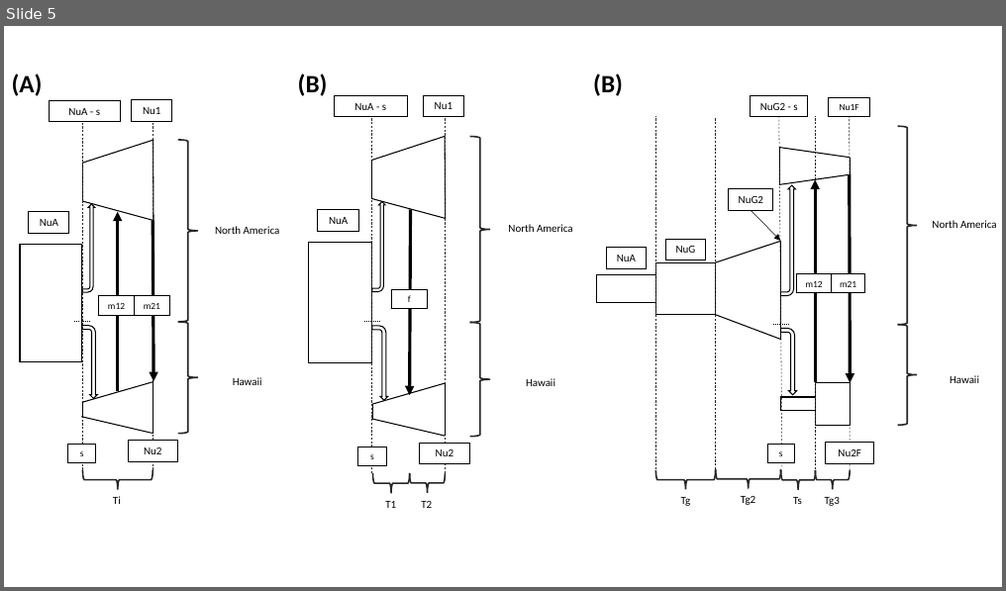
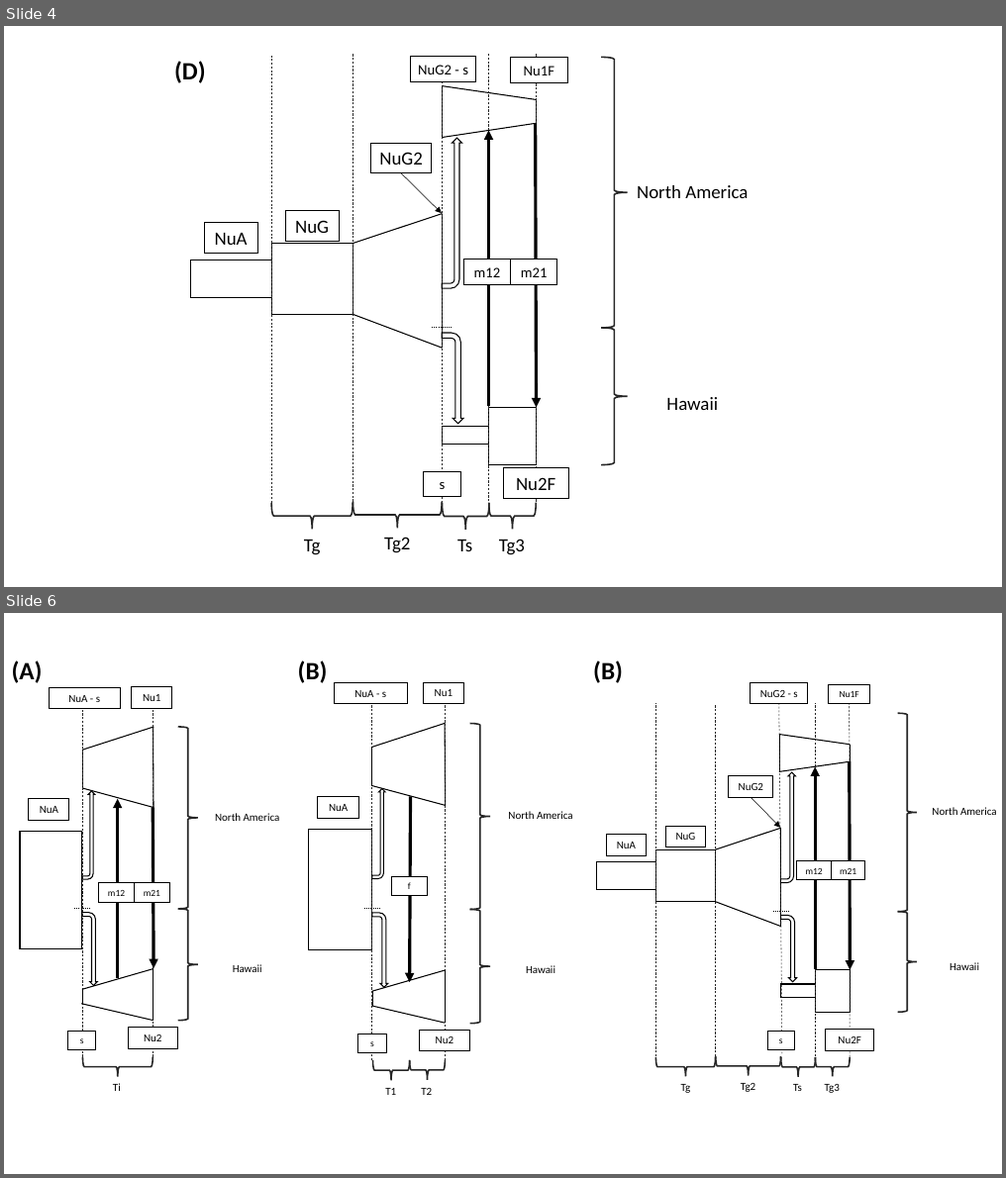
Before and after one commit to hemstrow/F-H_2018, a slide deck: plots/3epoch_hist_growth_model.pptx. Shown one above the other, each under a label of ours: slide 5 before the commit, slides 4 and 6 after it; the slides between them are not shown. The pictures are 1006x591 and 1006x1178 pixels, drawn with LibreOffice and Linux fonts; fonts in the diff are those of the drawing. Boxes give left, top, right and bottom in pixels: in the first picture for what was removed or moved away, otherwise in the second. Text is boxed around its words. In the diff, an @@ line names an element or a change of style, - is before the commit and + after.

```diff
--- a/plots/3epoch_hist_growth_model.pptx
+++ b/plots/3epoch_hist_growth_model.pptx
@@ slide 4 added at (4,26,1002,587), background #FFFFFF @@
@@ group added at (174,54,747,587): 13 rectangles, 13 lines, 8 texts, 6 left braces, 3 arrows, 2 bent arrows @@
+North America
+Hawaii
+NuA
+Tg
+Tg2
+Ts
+Tg3
+NuG
+NuG2
+NuG2 - s
+s
+Nu2F
+Nu1F
+m12
+m21
+(D)
+Three Epoch
@@ what was slide 5 is now slide 6 @@
```
Also in this commit, not shown: 4 slides changed, 39 other files.
